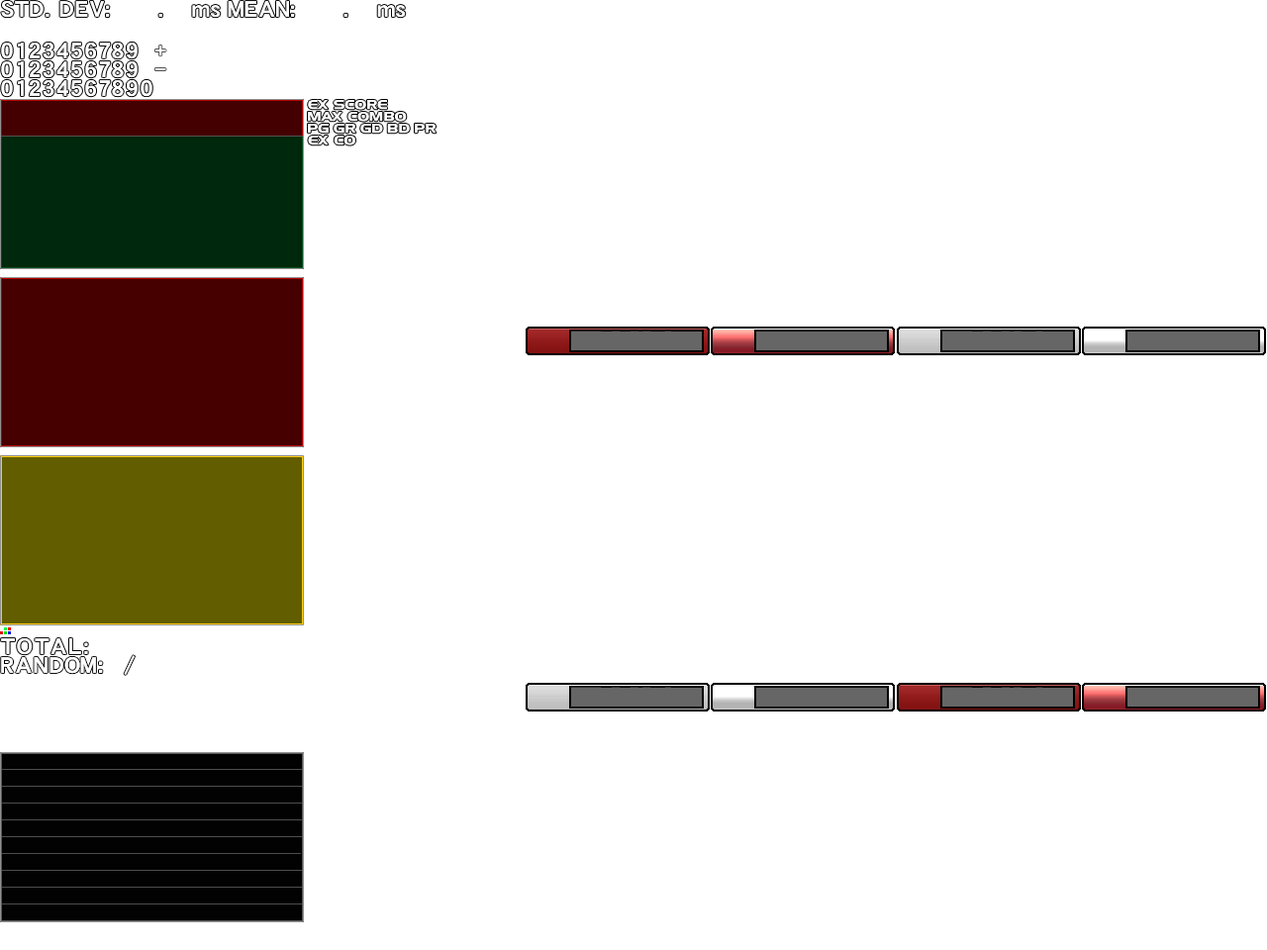
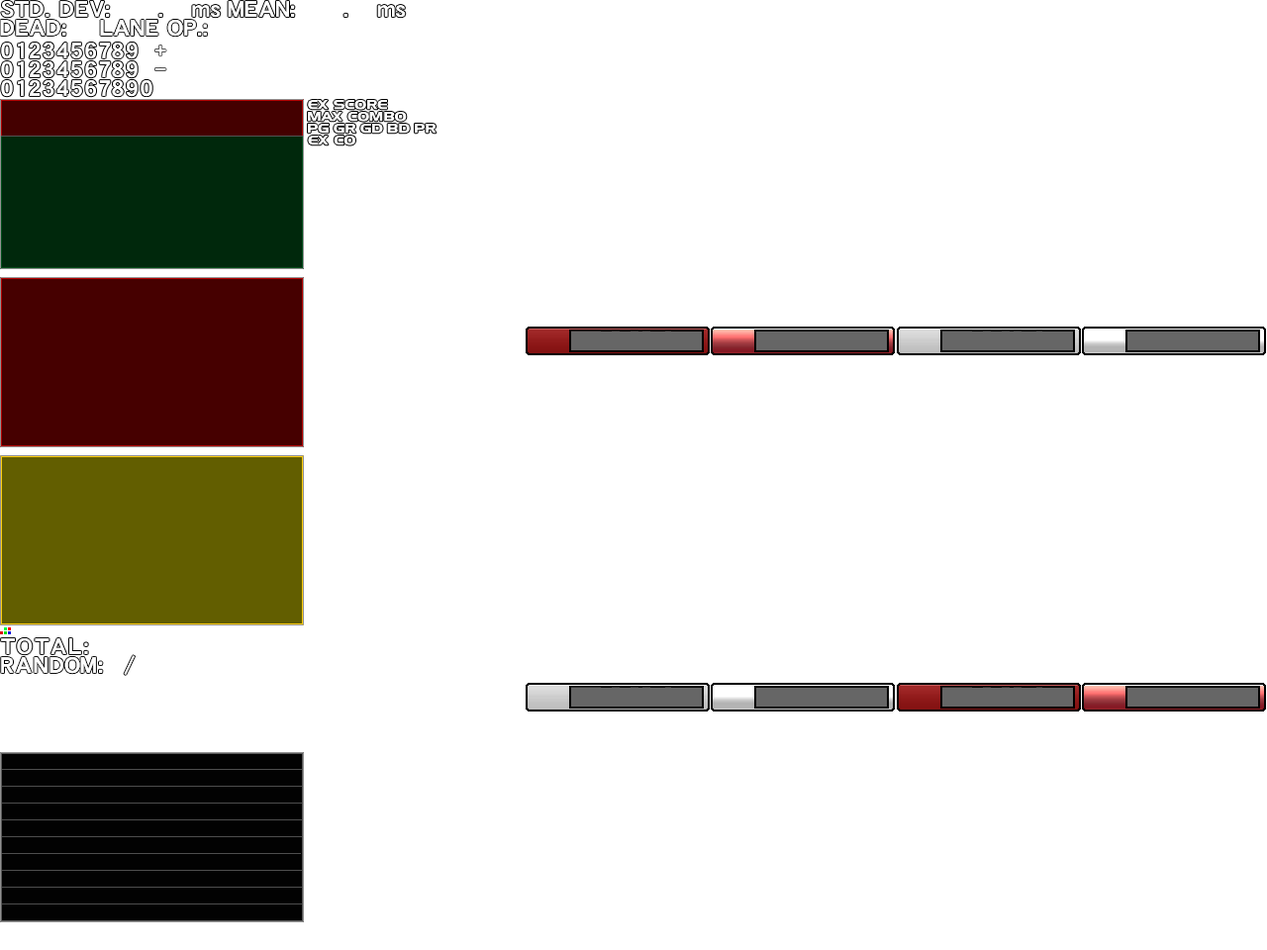
Two versions of the same layered image (1267 × 950). Layer-by-layer changes:
added layer "LANE OP.:" above "DEAD:" over (99, 19, 207, 37)
added layer "DEAD:" above "+" over (0, 19, 67, 36)
